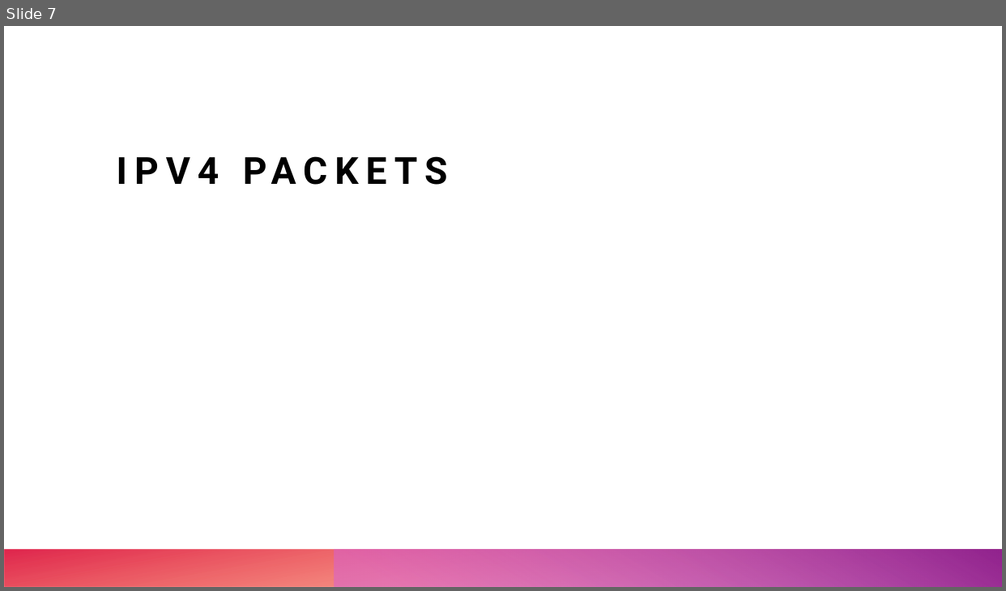
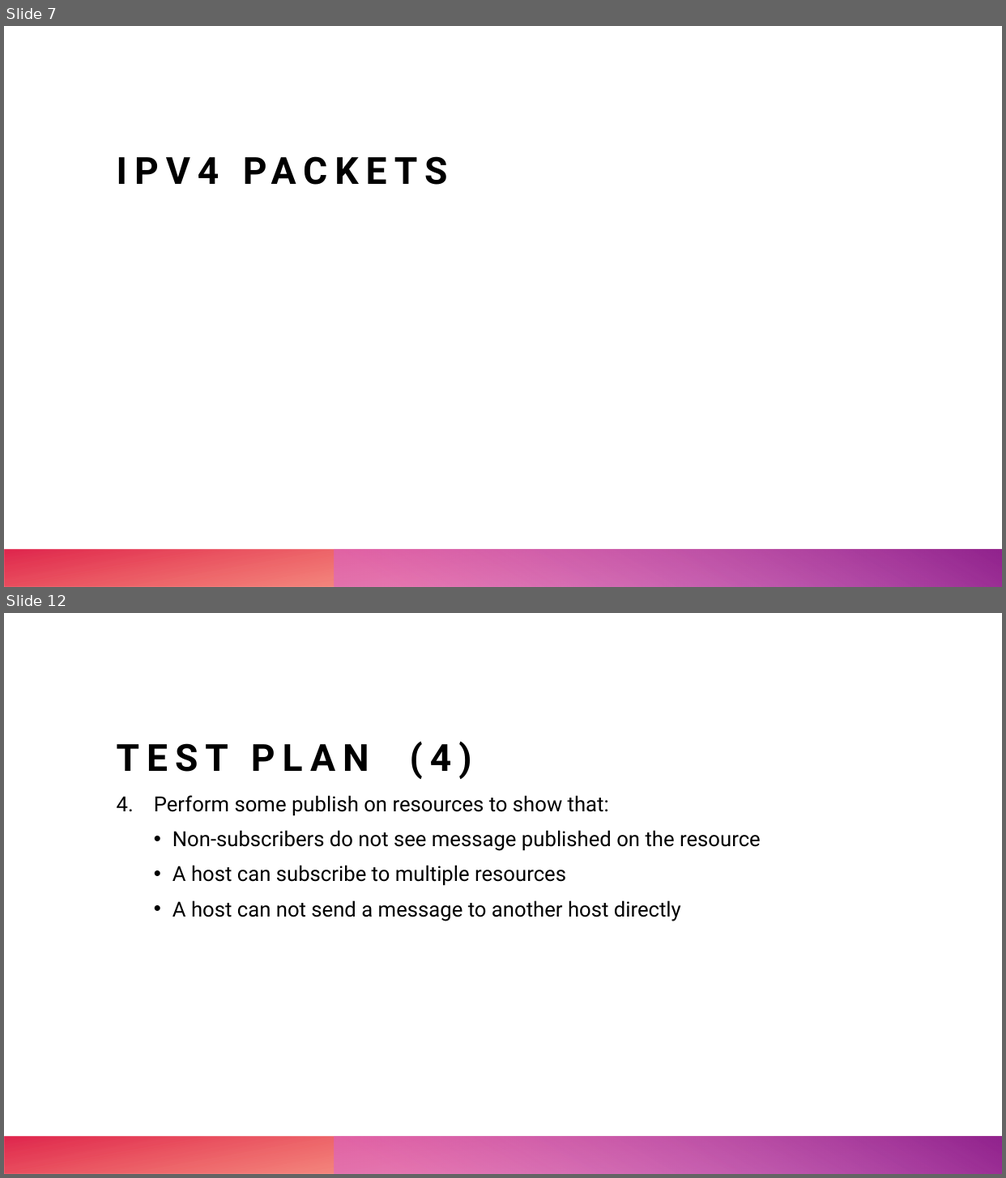
Before and after one commit to leonardopoggiani/ANAWS-project, a slide deck: DistributedMessageBroker.pptx. Shown one above the other, each under a label of ours: slide 7 before the commit, slides 7 and 12 after it; the slides between them are not shown. The pictures are 1006x591 and 1006x1178 pixels, drawn with LibreOffice and Linux fonts; fonts in the diff are those of the drawing. Boxes give left, top, right and bottom in pixels: in the first picture for what was removed or moved away, otherwise in the second. Text is boxed around its words. In the diff, an @@ line names an element or a change of style, - is before the commit and + after.

```diff
--- a/DistributedMessageBroker.pptx
+++ b/DistributedMessageBroker.pptx
@@ slide 12 added at (4, 613, 1002, 1174), background #FFFFFF; not listed: 2 template elements that a slide beside it also shows @@
@@ title added at (117, 741, 472, 779), 36 pt, text #000000, bold @@
+TEST PLAN (4)
@@ text added at (154, 795, 761, 922), 20 pt, text #000000 @@
+4. Perform some publish on resources to show that:
+  • Non-subscribers do not see message published on the resource
+  • A host can subscribe to multiple resources
+  • A host can not send a message to another host directly
```
Also in this commit, not shown: 9 other slides added, 2 slides removed, 3 other files.
